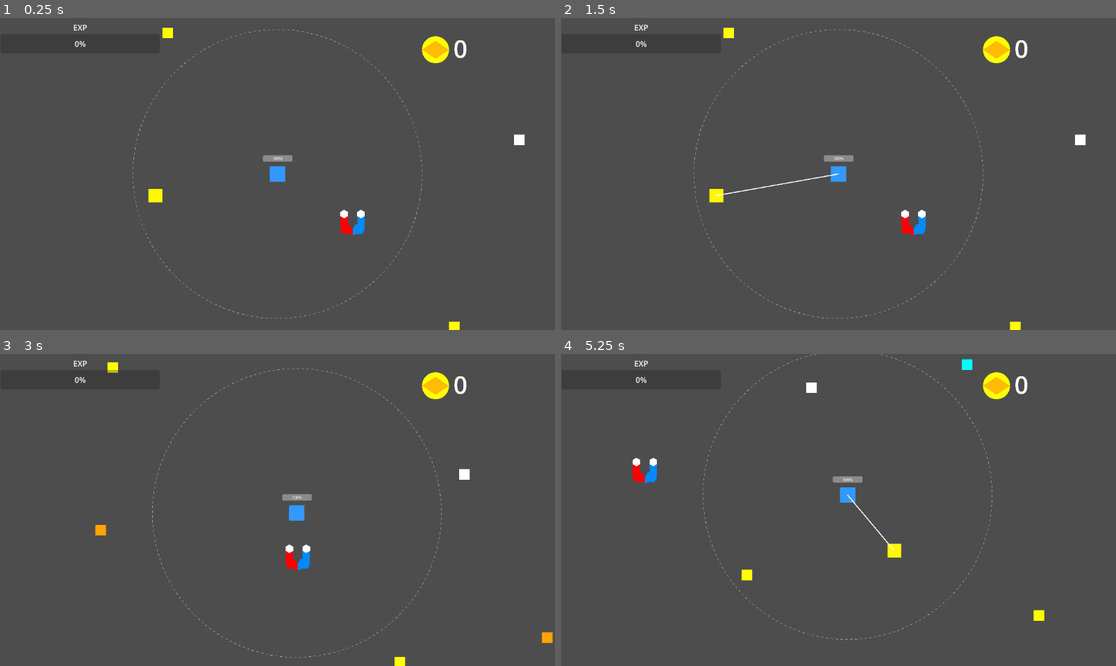
Above: before the commit, frames 1-4 (two rows, left to right).
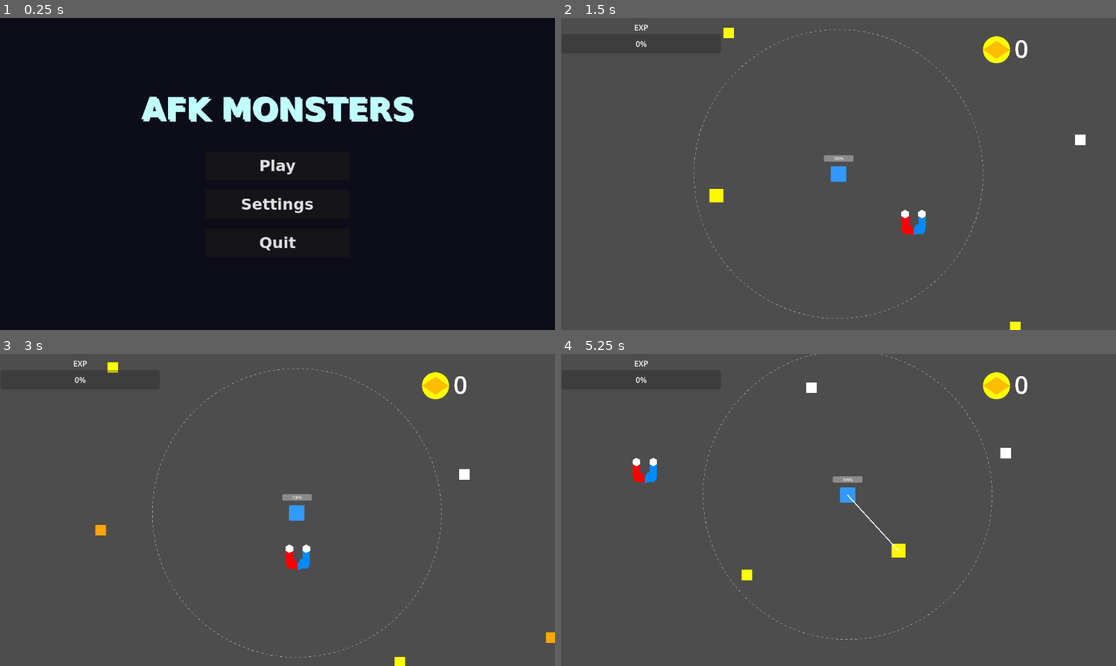
Above: after the commit, the same moments.

Repository: MusTea200/AFKMonsters
Game: Godot game, scene res://MainMenu.tscn
The game is run twice, just before and just after one commit, with the same random seed, the same clock (stepped at 60 frames per second) and the same inputs. Before the commit the project starts from res://Arena.tscn.
Inputs (mouse positions are in pixels of both pictures, inside the frame that each line leads up to):
- Up to frame 1 (0.25 s): no input
- Up to frame 2 (1.5 s): click (838, 205) at 0.5 s, where only the run after the commit has a clickable "Settings"; click (838, 149) at 1.25 s, where only the run after the commit has a clickable "Play"
- Up to frame 3 (3 s): tap Enter at 2 s; move the mouse to (399, 494) at 2.02 s; hold Right (ui_right) 2.03-2.78 s; click (399, 494) at 2.17 s; tap Space at 2.27 s; move the mouse to (166, 525) at 2.77 s; hold Down (ui_down) from 2.78 s (still down); click (166, 525) at 2.92 s
- Up to frame 4 (5.25 s): tap Space at 3.02, 4.52 s; move the mouse to (894, 441) at 3.52 s; release Down (ui_down) at 3.53 s; hold Right (ui_right) 3.53-4.28 s; click (894, 441) at 3.67 s; move the mouse to (810, 572) at 4.27 s; hold Up (ui_up) 4.28-5.03 s; click (810, 572) at 4.42 s; move the mouse to (1005, 556) at 5.02 s; hold Left (ui_left) from 5.03 s (still down); click (1005, 556) at 5.17 s

The runs differ from the first frame. In frame 1, 100% of the frame differs, in the area x 0-100%, y 0-100%; in frame 2, 0.1%; in frame 3, less than 0.1%; in frame 4, 0.4%.

Commit message:
feat: Add Main Menu and connect game loop
- Created `MainMenu.tscn` and `MainMenu.gd` with Play, Settings, and Quit buttons.
- Added `neon_glitch.gdshader` for a cyberpunk title effect.
- Updated `project.godot` to set `MainMenu.tscn` as the main scene.
- Updated `Arena.gd` to dynamically add a "Return to Market" button to the Pause Menu, ensuring time_scale and pause states are reset before transitioning.
- Connected the game loop (MainMenu -> Arena -> Shop).

Co-authored-by: MusTea200 <172600404+MusTea200@users.noreply.github.com>

Diff:
--- a/godot_project/Arena.gd
+++ b/godot_project/Arena.gd
@@ -28,6 +28,13 @@
 	if pause_menu:
 		pause_menu.hide()
 		pause_menu.process_mode = Node.PROCESS_MODE_ALWAYS # Menü oyun durunca donmasın
+
+		var return_btn = Button.new()
+		return_btn.text = "Return to Market"
+		return_btn.custom_minimum_size = Vector2(200, 60)
+		return_btn.position = Vector2(pause_menu.size.x / 2.0 - 100, pause_menu.size.y - 100)
+		pause_menu.add_child(return_btn)
+		return_btn.pressed.connect(self._on_return_market_pressed)
 
 		stats_label = pause_menu.find_child("StatsLabel", true, false)
 		# Eğer StatsLabel RichTextLabel ise, BBCode'u otomatik aç!
@@ -145,3 +152,8 @@
 func update_balance_ui() -> void:
 	if is_instance_valid(player_node) and is_instance_valid(balance_label):
 		balance_label.text = str(int(player_node.get_node("EconomyComponent").gold))
+
+func _on_return_market_pressed() -> void:
+	Engine.time_scale = 1.0
+	get_tree().paused = false
+	get_tree().change_scene_to_file("res://ShopUI.tscn")
--- /dev/null
+++ b/godot_project/MainMenu.gd
@@ -0,0 +1,46 @@
+extends CanvasLayer
+
+@onready var btn_play = $VBoxContainer/VBoxContainer/BtnPlay
+@onready var btn_settings = $VBoxContainer/VBoxContainer/BtnSettings
+@onready var btn_quit = $VBoxContainer/VBoxContainer/BtnQuit
+@onready var lbl_coming_soon = $VBoxContainer/LblComingSoon
+
+func _ready() -> void:
+	Engine.time_scale = 1.0
+	get_tree().paused = false
+
+	lbl_coming_soon.visible = false
+
+	_setup_button_hover(btn_play)
+	_setup_button_hover(btn_settings)
+	_setup_button_hover(btn_quit)
+
+	btn_play.pressed.connect(_on_play_pressed)
+	btn_settings.pressed.connect(_on_settings_pressed)
+	btn_quit.pressed.connect(_on_quit_pressed)
+
+func _setup_button_hover(btn: Button) -> void:
+	btn.mouse_entered.connect(_on_btn_hover.bind(btn, true))
+	btn.mouse_exited.connect(_on_btn_hover.bind(btn, false))
+	btn.pivot_offset = btn.size / 2.0
+
+func _on_btn_hover(btn: Button, is_hovered: bool) -> void:
+	var tween = create_tween()
+	if is_hovered:
+		tween.tween_property(btn, "scale", Vector2(1.1, 1.1), 0.1)
+		btn.modulate = Color(1.5, 1.5, 2.0) # Slight glow
+	else:
+		tween.tween_property(btn, "scale", Vector2(1.0, 1.0), 0.1)
+		btn.modulate = Color.WHITE
+
+func _on_play_pressed() -> void:
+	get_tree().change_scene_to_file("res://Arena.tscn")
+
+func _on_settings_pressed() -> void:
+	lbl_coming_soon.visible = true
+	var tween = create_tween()
+	tween.tween_property(lbl_coming_soon, "modulate:a", 1.0, 0.2)
+	tween.tween_property(lbl_coming_soon, "modulate:a", 0.0, 1.0).set_delay(1.5)
+
+func _on_quit_pressed() -> void:
+	get_tree().quit()
--- /dev/null
+++ b/godot_project/MainMenu.tscn
@@ -0,0 +1,87 @@
+[gd_scene load_steps=5 format=3 uid="uid://cxmainmenu01"]
+
+[ext_resource type="Script" uid="uid://mainmenu_gd" path="res://MainMenu.gd" id="1_main"]
+[ext_resource type="Shader" uid="uid://glitch_sh" path="res://neon_glitch.gdshader" id="2_glitch"]
+
+[sub_resource type="ShaderMaterial" id="ShaderMaterial_title"]
+shader = ExtResource("2_glitch")
+shader_parameter/glitch_intensity = 0.05
+shader_parameter/glitch_speed = 5.0
+shader_parameter/glow_color = Color(0, 1, 1, 1)
+
+[sub_resource type="SystemFont" id="SystemFont_mono"]
+font_names = PackedStringArray("monospace")
+font_weight = 700
+
+[node name="MainMenu" type="CanvasLayer"]
+script = ExtResource("1_main")
+
+[node name="Background" type="ColorRect" parent="."]
+anchors_preset = 15
+anchor_right = 1.0
+anchor_bottom = 1.0
+grow_horizontal = 2
+grow_vertical = 2
+color = Color(0.05, 0.05, 0.1, 1)
+
+[node name="VBoxContainer" type="VBoxContainer" parent="."]
+anchors_preset = 8
+anchor_left = 0.5
+anchor_top = 0.5
+anchor_right = 0.5
+anchor_bottom = 0.5
+offset_left = -300.0
+offset_top = -200.0
+offset_right = 300.0
+offset_bottom = 200.0
+grow_horizontal = 2
+grow_vertical = 2
+theme_override_constants/separation = 50
+alignment = 1
+
+[node name="Title" type="Label" parent="VBoxContainer"]
+material = SubResource("ShaderMaterial_title")
+layout_mode = 2
+theme_override_fonts/font = SubResource("SystemFont_mono")
+theme_override_font_sizes/font_size = 64
+theme_override_colors/font_color = Color(0.8, 0.2, 0.8, 1)
+theme_override_colors/font_shadow_color = Color(0, 1, 1, 1)
+theme_override_constants/shadow_offset_x = 4
+theme_override_constants/shadow_offset_y = 4
+text = "AFK MONSTERS"
+horizontal_alignment = 1
+
+[node name="VBoxContainer" type="VBoxContainer" parent="VBoxContainer"]
+layout_mode = 2
+theme_override_constants/separation = 20
+
+[node name="BtnPlay" type="Button" parent="VBoxContainer/VBoxContainer"]
+custom_minimum_size = Vector2(300, 60)
+layout_mode = 2
+size_flags_horizontal = 4
+theme_override_fonts/font = SubResource("SystemFont_mono")
+theme_override_font_sizes/font_size = 32
+text = "Play"
+
+[node name="BtnSettings" type="Button" parent="VBoxContainer/VBoxContainer"]
+custom_minimum_size = Vector2(300, 60)
+layout_mode = 2
+size_flags_horizontal = 4
+theme_override_fonts/font = SubResource("SystemFont_mono")
+theme_override_font_sizes/font_size = 32
+text = "Settings"
+
+[node name="BtnQuit" type="Button" parent="VBoxContainer/VBoxContainer"]
+custom_minimum_size = Vector2(300, 60)
+layout_mode = 2
+size_flags_horizontal = 4
+theme_override_fonts/font = SubResource("SystemFont_mono")
+theme_override_font_sizes/font_size = 32
+text = "Quit"
+
+[node name="LblComingSoon" type="Label" parent="VBoxContainer"]
+layout_mode = 2
+theme_override_fonts/font = SubResource("SystemFont_mono")
+theme_override_colors/font_color = Color(1, 0.2, 0.2, 1)
+text = "Settings: Coming Soon..."
+horizontal_alignment = 1
--- a/godot_project/ShopUI.tscn
+++ b/godot_project/ShopUI.tscn
@@ -10,7 +10,6 @@
 glow_levels/2 = 1.0
 glow_levels/3 = 0.5
 glow_levels/5 = 0.0
-glow_intensity = 0.8
 glow_strength = 1.2
 glow_blend_mode = 1
 glow_hdr_threshold = 0.8
@@ -18,10 +17,10 @@
 [sub_resource type="ShaderMaterial" id="ShaderMaterial_grid"]
 shader = ExtResource("2_shader")
 shader_parameter/grid_color = Color(0, 1, 1, 1)
-shader_parameter/bg_color = Color(0.05, 0, 0.1, 1)
+shader_parameter/bg_color = Color(0, 0, 0.17923622, 1)
 shader_parameter/grid_size = 30.0
 shader_parameter/line_width = 0.03
-shader_parameter/scroll_speed = Vector2(0, 0.5)
+shader_parameter/scroll_speed = Vector2(0.01, 0.01)
 
 [sub_resource type="SystemFont" id="SystemFont_mono"]
 font_names = PackedStringArray("monospace")
@@ -38,7 +37,7 @@
 corner_radius_top_right = 10
 corner_radius_bottom_right = 10
 corner_radius_bottom_left = 10
-shadow_color = Color(0.8, 0.2, 0.8, 0.0)
+shadow_color = Color(0.8, 0.2, 0.8, 0)
 shadow_size = 20
 
 [node name="ShopUI" type="CanvasLayer"]
@@ -108,8 +107,8 @@
 
 [node name="NameLabel" type="Label" parent="VBoxContainer/ScrollContainer/GridContainer/ItemHealth/HBox/VBox"]
 layout_mode = 2
-theme_override_fonts/font = SubResource("SystemFont_mono")
-theme_override_colors/font_color = Color(0, 1, 1, 1)
+theme_override_colors/font_color = Color(0, 1, 1, 1)
+theme_override_fonts/font = SubResource("SystemFont_mono")
 text = "Maksimum Can"
 
 [node name="LvlBar" type="HBoxContainer" parent="VBoxContainer/ScrollContainer/GridContainer/ItemHealth/HBox/VBox"]
@@ -149,8 +148,8 @@
 
 [node name="NameLabel" type="Label" parent="VBoxContainer/ScrollContainer/GridContainer/ItemDamage/HBox/VBox"]
 layout_mode = 2
-theme_override_fonts/font = SubResource("SystemFont_mono")
-theme_override_colors/font_color = Color(0, 1, 1, 1)
+theme_override_colors/font_color = Color(0, 1, 1, 1)
+theme_override_fonts/font = SubResource("SystemFont_mono")
 text = "Başlangıç Hasarı"
 
 [node name="LvlBar" type="HBoxContainer" parent="VBoxContainer/ScrollContainer/GridContainer/ItemDamage/HBox/VBox"]
@@ -190,8 +189,8 @@
 
 [node name="NameLabel" type="Label" parent="VBoxContainer/ScrollContainer/GridContainer/ItemMagnet/HBox/VBox"]
 layout_mode = 2
-theme_override_fonts/font = SubResource("SystemFont_mono")
-theme_override_colors/font_color = Color(0, 1, 1, 1)
+theme_override_colors/font_color = Color(0, 1, 1, 1)
+theme_override_fonts/font = SubResource("SystemFont_mono")
 text = "Mıknatıs Alanı"
 
 [node name="LvlBar" type="HBoxContainer" parent="VBoxContainer/ScrollContainer/GridContainer/ItemMagnet/HBox/VBox"]
--- /dev/null
+++ b/godot_project/neon_glitch.gdshader
@@ -0,0 +1,32 @@
+shader_type canvas_item;
+
+uniform float glitch_intensity : hint_range(0.0, 1.0) = 0.05;
+uniform float glitch_speed : hint_range(0.0, 10.0) = 5.0;
+uniform vec4 glow_color : source_color = vec4(0.0, 1.0, 1.0, 1.0);
+
+float rand(vec2 co){
+    return fract(sin(dot(co.xy ,vec2(12.9898,78.233))) * 43758.5453);
+}
+
+void fragment() {
+    vec2 uv = UV;
+
+    // Add time-based glitch steps
+    float time_step = floor(TIME * glitch_speed);
+
+    // Horizontal glitch offset
+    float offset_x = (rand(vec2(time_step, uv.y)) - 0.5) * glitch_intensity;
+
+    // RGB split channels
+    float r = texture(TEXTURE, vec2(uv.x + offset_x * 1.5, uv.y)).r;
+    float g = texture(TEXTURE, uv).g;
+    float b = texture(TEXTURE, vec2(uv.x - offset_x * 1.5, uv.y)).b;
+    float a = texture(TEXTURE, uv).a;
+
+    vec4 base_color = vec4(r, g, b, a);
+
+    // Emissive glow blend
+    float glow_mask = step(0.5, r + g + b) * a;
+    COLOR = mix(base_color, glow_color, glow_mask * 0.3 * (sin(TIME * 3.0) * 0.5 + 0.5));
+    COLOR.a = a;
+}
--- a/godot_project/project.godot
+++ b/godot_project/project.godot
@@ -11,7 +11,7 @@
 [application]
 
 config/name="AFKMonsters"
-run/main_scene="uid://darena1234"
+run/main_scene="res://MainMenu.tscn"
 config/features=PackedStringArray("4.5", "Mobile")
 config/icon="res://icon.svg"
 
Not shown, added: godot_project/ShopUI.gd.uid
Not shown: 2 places in godot_project/ShopUI.tscn that only renumber resources
Not shown, added: godot_project/neon_grid.gdshader.uid
